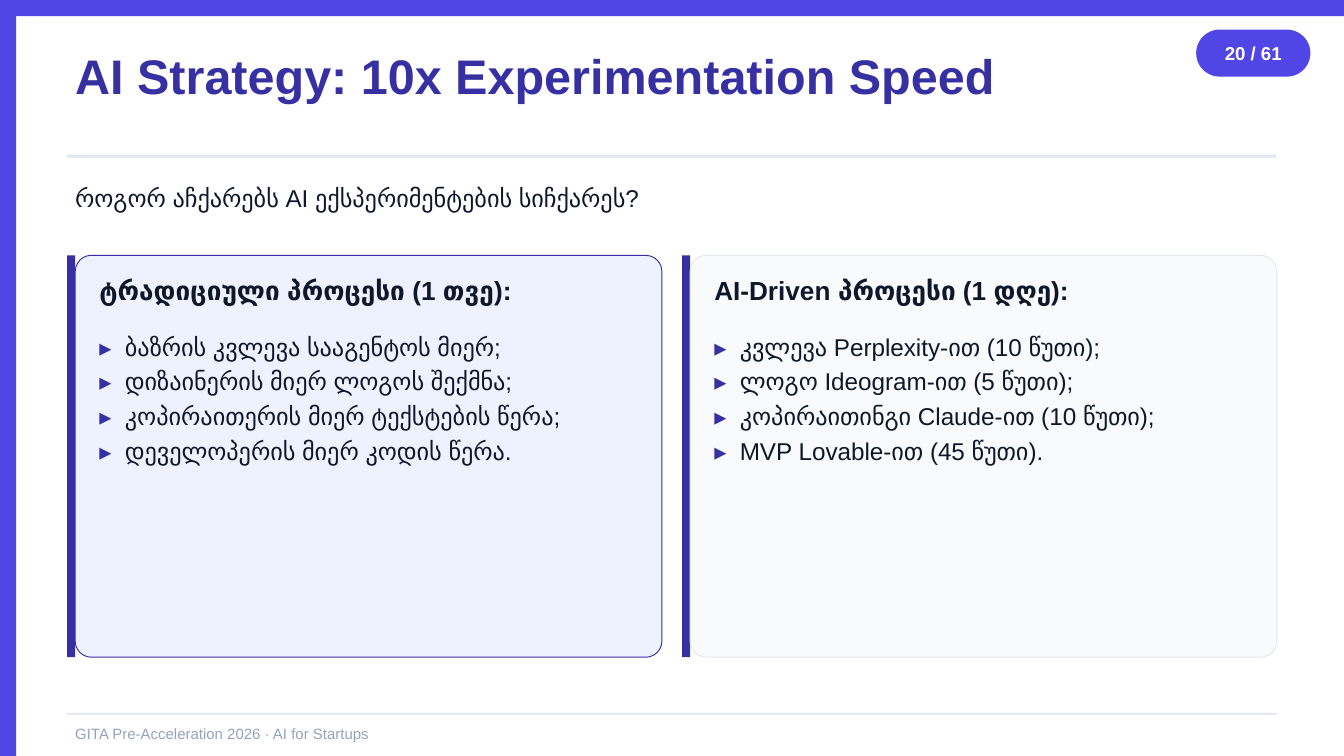
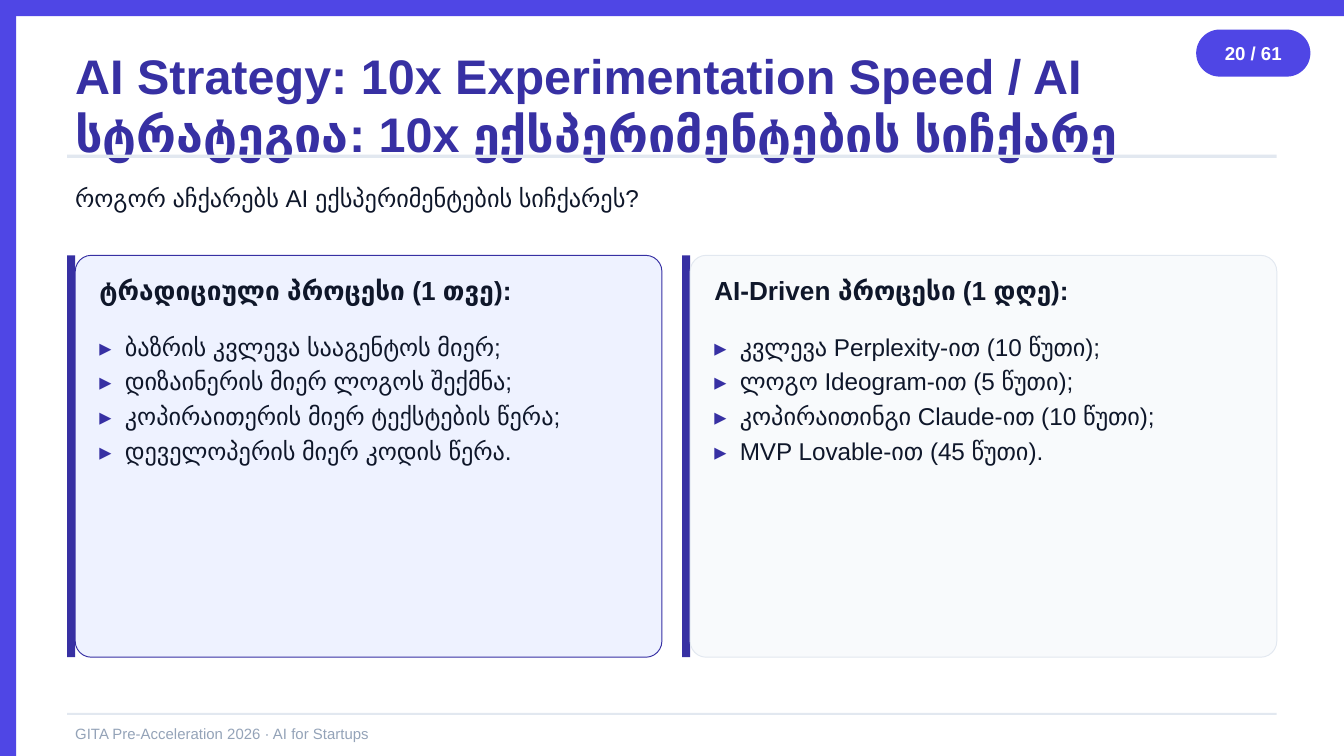
Before and after one commit to basilaia123/ai2026, a slide deck: slide 20 of GITA/Pre-Acceleration/2026-5h-AI-for-Startups/day1-slides.pptx. Drawn at 1344x756 pixels with LibreOffice and Linux fonts; fonts in the diff are those of the drawing. Boxes give left, top, right and bottom in pixels: in the first picture for what was removed or moved away, otherwise in the second. Text is boxed around its words. In the diff, an @@ line names an element or a change of style, - is before the commit and + after.

```diff
--- a/GITA/Pre-Acceleration/2026-5h-AI-for-Startups/day1-slides.pptx
+++ b/GITA/Pre-Acceleration/2026-5h-AI-for-Startups/day1-slides.pptx
@@ text at [75, 59, 1117, 162]: text changed @@
-AI Strategy: 10x Experimentation Speed
+AI Strategy: 10x Experimentation Speed / AI სტრატეგია: 10x ექსპერიმენტების სიჩქარე
```
Also in this commit, not shown: 29 other slides changed, 3 other files.
